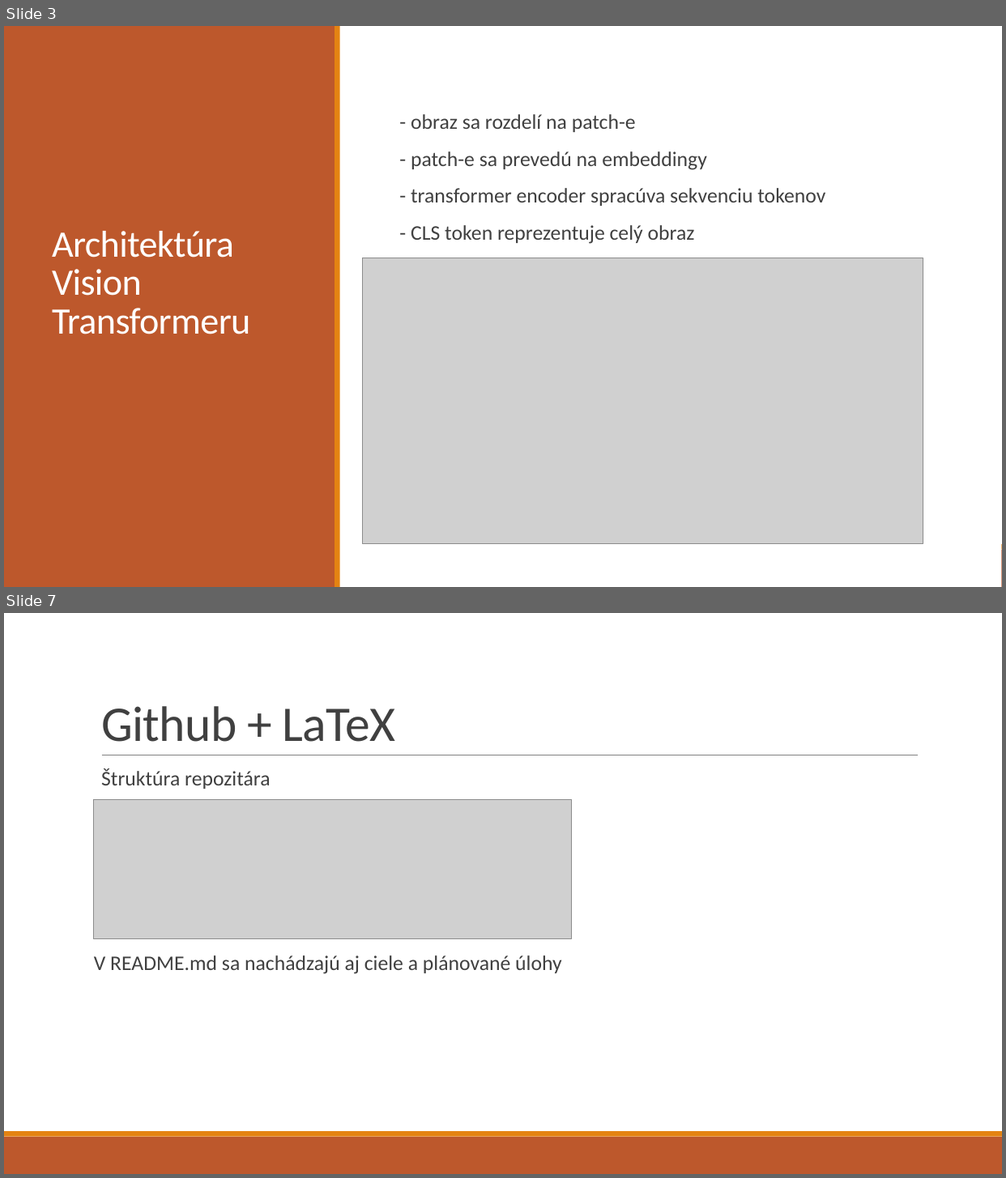
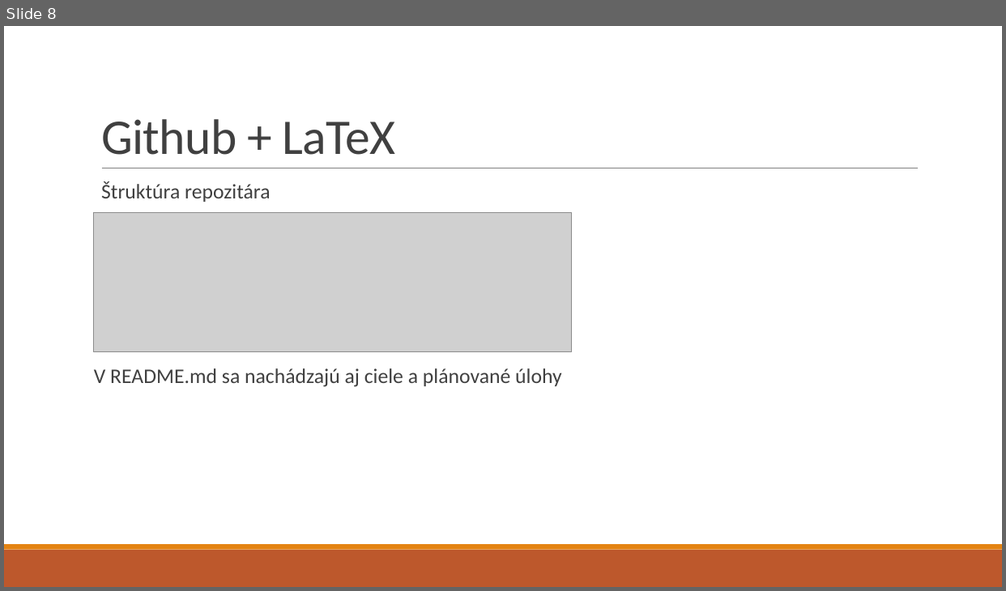
Before and after one commit to BushDemon/ViT-prototype-classification, a slide deck: docs/presentation/Vizuálny transformer so sekundárnym vynorením.pptx. Shown one above the other, each under a label of ours: slides 3 and 7 before the commit, slide 8 after it; the slides between them are not shown. The pictures are 1006x1178 and 1006x591 pixels, drawn with LibreOffice and Linux fonts; fonts in the diff are those of the drawing; grey boxes stand for pictures. Boxes give left, top, right and bottom in pixels: in the first picture for what was removed or moved away, otherwise in the second. Text is boxed around its words. In the diff, an @@ line names an element or a change of style, - is before the commit and + after.

```diff
--- a/docs/presentation/Vizuálny transformer so sekundárnym vynorením.pptx
+++ b/docs/presentation/Vizuálny transformer so sekundárnym vynorením.pptx
@@ slide 3 removed at (4, 26, 1002, 587), background #FFFFFF; not listed: 2 template elements that a slide beside it also shows @@
@@ rectangle removed at (4, 26, 1002, 587) @@
@@ rectangle removed at (4, 26, 335, 587) @@
@@ rectangle removed at (335, 26, 340, 587) @@
@@ text removed at (411, 114, 825, 244) @@
-  - obraz sa rozdelí na patch-e
-  - patch-e sa prevedú na embeddingy
-  - transformer encoder spracúva sekvenciu tokenov
-  - CLS token reprezentuje celý obraz
@@ title removed at (52, 231, 250, 335) @@
-Architektúra Vision Transformeru
@@ picture removed at (363, 258, 923, 544) @@
@@ what was slide 7 is now slide 8 @@
```
Also in this commit, not shown: 5 slides changed, 4 slides added, 1 other slide removed, 3 other files.
